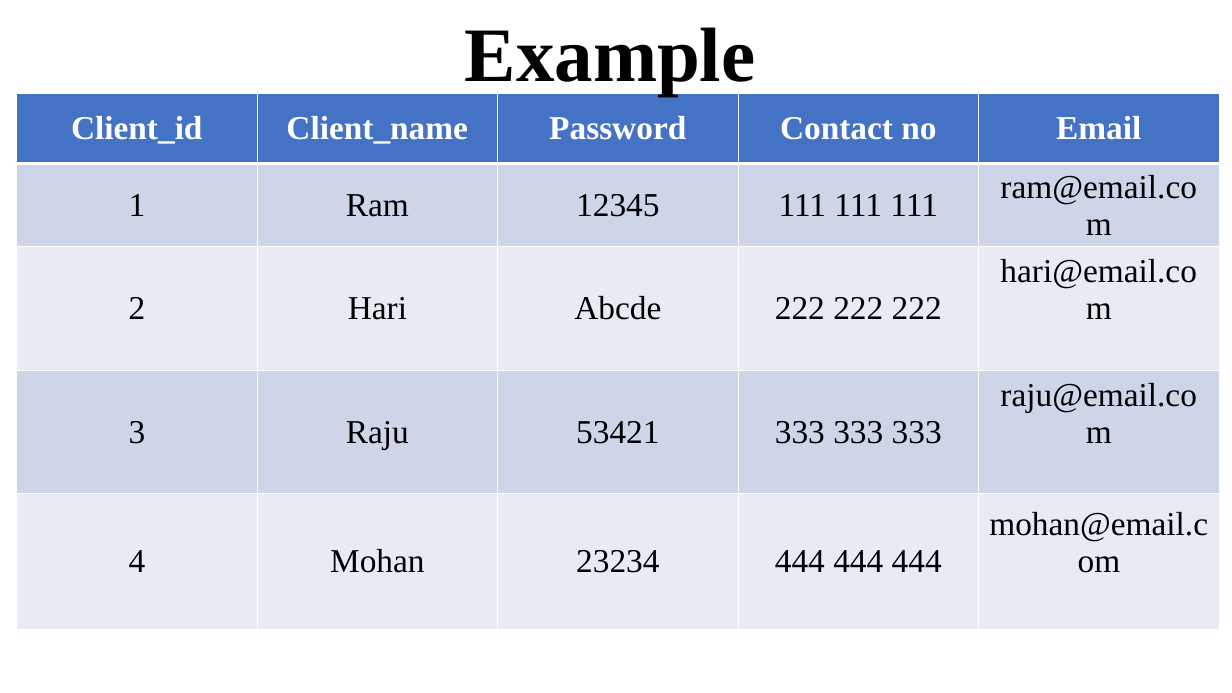
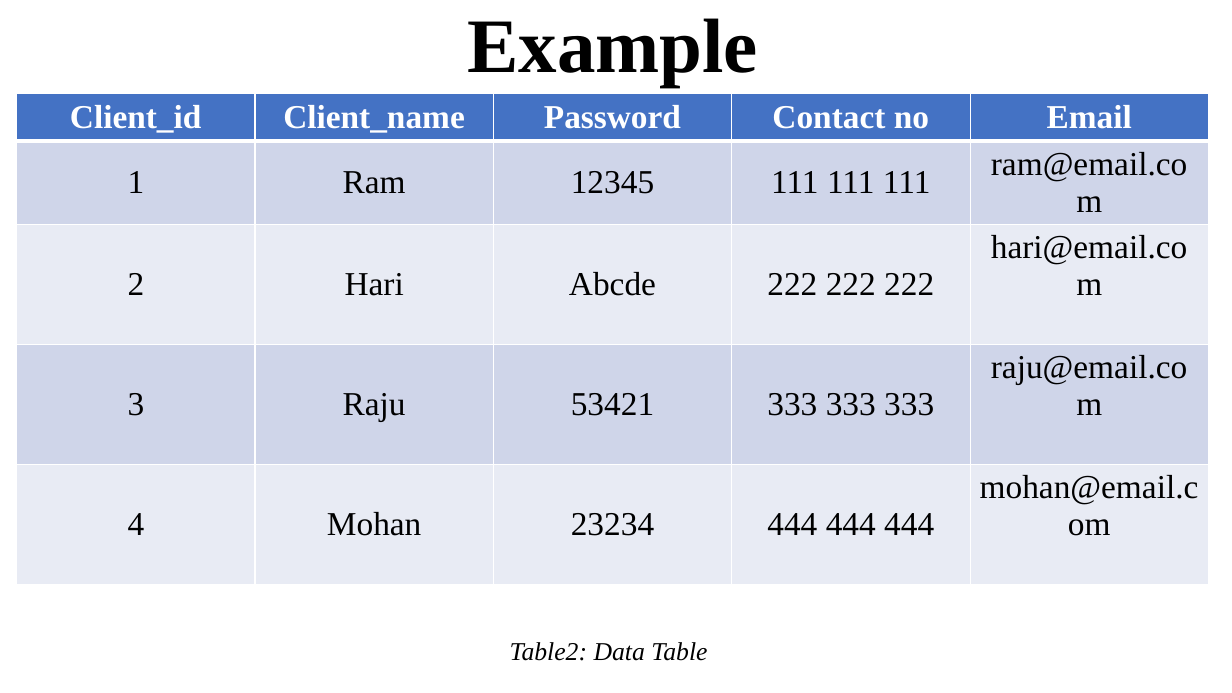
Before and after one commit to tamanghawana0815/SAD-ppt, a slide deck: slide 23 of Presentation.pptx (slide 21 before the commit). Drawn at 1232x693 pixels with LibreOffice and Linux fonts; fonts in the diff are those of the drawing; background and template pictures are left out. Boxes give left, top, right and bottom in pixels: in the first picture for what was removed or moved away, otherwise in the second. Text is boxed around its words. In the diff, an @@ line names an element or a change of style, - is before the commit and + after.

```diff
--- a/Presentation.pptx
+++ b/Presentation.pptx
@@ text "Example": place and size @@
-text "Example" at bbox=[465, 27, 756, 96]
+text "Example" at bbox=[467, 18, 758, 87]
@@ table: place and size @@
-table at bbox=[17, 93, 1218, 649]
+table at bbox=[17, 93, 1209, 620]
@@ text added at bbox=[510, 642, 707, 661], 20 pt, text #000000, italic @@
+Table2: Data Table
```
Also in this commit, not shown: 8 other slides changed, 2 slides added, 1 other file.
